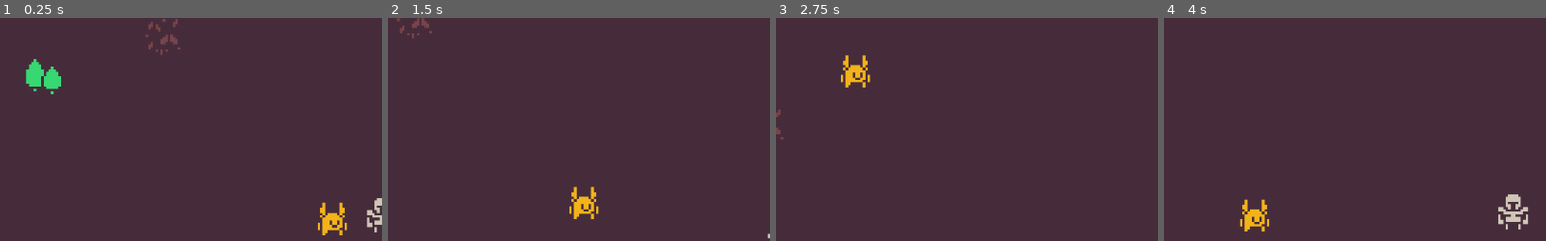
Above: before the commit, frames 1-4 (left to right).
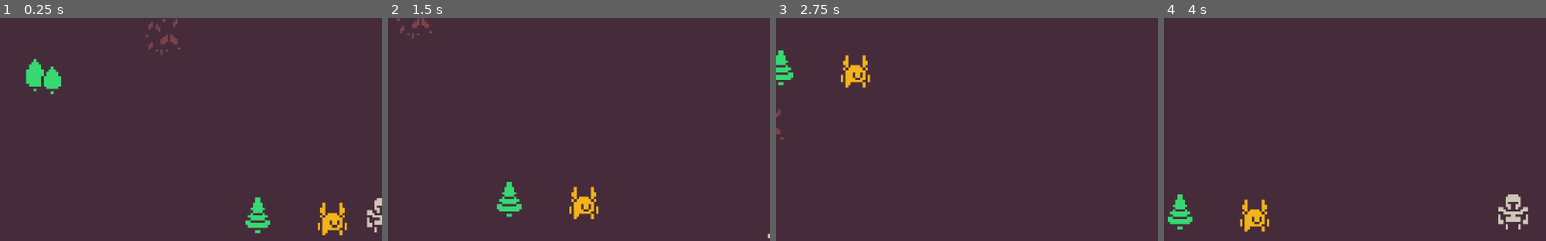
Above: after the commit, the same moments.

Repository: dsg-jam/LD46
Game: Godot game, scene res://assets/scenes/test.tscn
Same seed, same stepped clock (60 frames per second), same inputs: the game is played once before the commit and once after it.
Inputs:
- Up to frame 1 (0.25 s): no input
- Up to frame 2 (1.5 s): tap Enter at 0.5 s; hold Right (player_right) 0.53-1.28 s; hold Down (player_down) from 1.28 s (still down)
- Up to frame 3 (2.75 s): release Down (player_down) at 2.03 s; hold Right (player_right) from 2.03 s (still down)
- Up to frame 4 (4 s): release Right (player_right) at 2.78 s; hold Up (player_up) 2.78-3.53 s; hold Left (player_left) from 3.53 s (still down)
The pictures show only the part of the screen within x 0-50%, y 6-56%; the shares and areas given below are measured in that part.

The runs differ from the first frame. In frame 1, 0.5% of the frame differs, in the area x 64-71%, y 80-97%; in frame 2, 0.5%; in frame 3, 0.4%; in frame 4, 0.5%.

Commit message:
add the resource prefab

Diff:
--- a/assets/scenes/test.tscn
+++ b/assets/scenes/test.tscn
@@ -1,9 +1,11 @@
-[gd_scene load_steps=7 format=2]
+[gd_scene load_steps=11 format=2]
 
 [ext_resource path="res://assets/scripts/PlayerMovement.gd" type="Script" id=1]
 [ext_resource path="res://assets/textures/animations/companion.tres" type="SpriteFrames" id=2]
 [ext_resource path="res://assets/textures/tilesets/map.tres" type="TileSet" id=3]
 [ext_resource path="res://assets/textures/player/idle.tres" type="Texture" id=4]
+[ext_resource path="res://assets/scripts/Resource.gd" type="Script" id=5]
+[ext_resource path="res://assets/textures/resources/tree_1.tres" type="Texture" id=6]
 
 [sub_resource type="CapsuleShape2D" id=1]
 radius = 3.0
@@ -12,6 +14,13 @@
 [sub_resource type="CapsuleShape2D" id=2]
 radius = 2.0
 height = 5.0
+
+[sub_resource type="CapsuleShape2D" id=4]
+radius = 2.0
+height = 5.0
+
+[sub_resource type="CircleShape2D" id=3]
+radius = 13.0
 
 [node name="Node2D" type="Node2D"]
 
@@ -69,3 +78,24 @@
 __meta__ = {
 "_edit_lock_": true
 }
+
+[node name="Resource" type="Node2D" parent="."]
+position = Vector2( -50, 0 )
+script = ExtResource( 5 )
+
+[node name="Sprite" type="Sprite" parent="Resource"]
+texture = ExtResource( 6 )
+__meta__ = {
+"_edit_lock_": true
+}
+
+[node name="StaticBody2D" type="StaticBody2D" parent="Resource"]
+
+[node name="CollisionShape2D" type="CollisionShape2D" parent="Resource/StaticBody2D"]
+position = Vector2( 0, 3 )
+shape = SubResource( 4 )
+
+[node name="Area2D" type="Area2D" parent="Resource"]
+
+[node name="CollisionShape2D" type="CollisionShape2D" parent="Resource/Area2D"]
+shape = SubResource( 3 )
--- /dev/null
+++ b/assets/scripts/Resource.gd
@@ -0,0 +1,5 @@
+extends Node2D
+
+
+func _ready():
+	pass
--- /dev/null
+++ b/assets/textures/resources/tree_1.tres
@@ -0,0 +1,7 @@
+[gd_resource type="AtlasTexture" load_steps=2 format=2]
+
+[ext_resource path="res://assets/textures/atlas.png" type="Texture" id=1]
+
+[resource]
+atlas = ExtResource( 1 )
+region = Rect2( 16, 16, 16, 16 )
